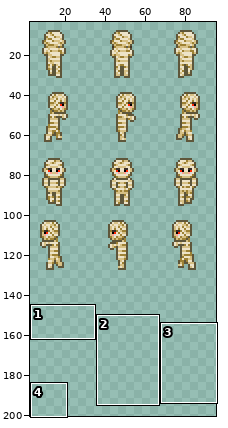
Sprite sheet -- assets/sprites/momiaSpritesheet.png. The picture above shows the old version from afar; the outline marks the close-up.
Close-up. Before the commit:
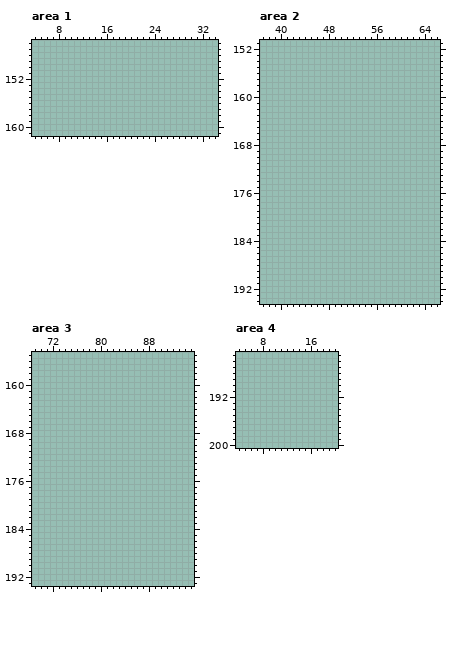
The file is 72x128 pixels. Shown: area 1: x 4..34, y 146..161; area 2: x 37..66, y 151..194; area 3: x 69..95, y 155..193; area 4: x 4..20, y 185..200. The old version is drawn lined up with the new one. The wide view leaves out empty margins.
New version:
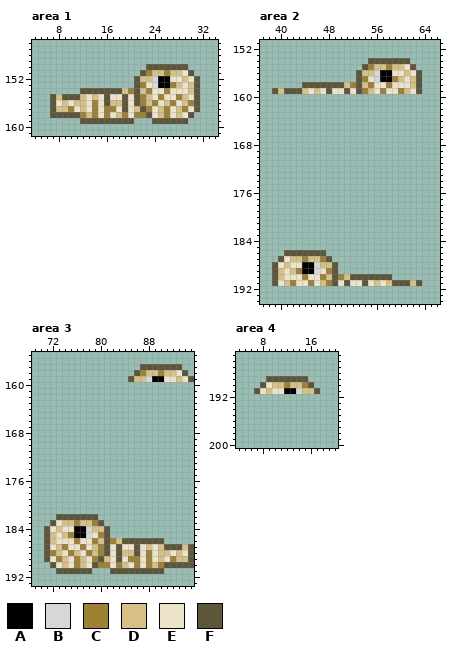
Palette (. is transparent): A #000000  B #d7d7d7  C #9d8134  D #d6c085  E #ede3c8  F #5e563a
Message: animacion muerte momia
Changes in this commit:
canvas 72x128 -> 96x224; drawings rearranged on the sheet (the old picture shows each at its new place)
--- area 1
@@ x 4..34 @@
 149 ...............................
-150 ...............................
-151 ...............................
-152 ...............................
-153 ...............................
-154 ...............................
-155 ...............................
-156 ...............................
-157 ...............................
-158 ...............................
-159 ...............................
+150 ...................FFFFFFF.....
+151 ..................FCDDCDDEF....
+152 .................FDDBAAEEDEF...
+153 .................FCEBAACDEDF...
+154 ........FFFFFFFDCFDCEECEEEDF...
+155 ...FDFFFDEDEFEEFEFCDECEECDEF...
+156 ...FEDEDDECEFDDFEFCDCEDCEDCF...
+157 ...FDDCEDECECCEFEDFCEDCEDCEF...
+158 ...FFFFFCDCECEDCECCFEDCEDEF....
+159 ........FFFFFFFFF...FFFFFF.....
 160 ...............................
--- area 2
@@ x 37..66 @@
 153 ..............................
-154 ..............................
-155 ..............................
-156 ..............................
-157 ..............................
-158 ..............................
-159 ..............................
+154 ..................FFFFFFF.....
+155 .................FCDDCDDEF....
+156 ................FDDBAAEEDEF...
+157 ................FCEBAACDEDF...
+158 .......FFFFFFFDCFDCEECEEEDF...
+159 ..FDFFFDEDEFEEFEFCDECEECDEF...
 160 ..............................
@@ x 37..66 @@
 185 ..............................
-186 ..............................
-187 ..............................
-188 ..............................
-189 ..............................
-190 ..............................
-191 ..............................
+186 ....FFFFFFF...................
+187 ...FEDDCDDCF..................
+188 ..FEDEEAABDDF.................
+189 ..FDEDCAABECF.................
+190 ..FDEEECEECDFCDFFFFFFF........
+191 ..FEDCEECEDCFEFEEFEDEDFFFDF...
 192 ..............................
--- area 3
@@ x 83..95 @@
 156 .............
-157 .............
-158 .............
-159 .............
+157 ....FFFFFFF..
+158 ...FCDDCDDEF.
+159 ..FDDBAAEEDEF
 160 .............
@@ x 69..95 @@
 181 ...........................
-182 ...........................
-183 ...........................
-184 ...........................
-185 ...........................
-186 ...........................
-187 ...........................
-188 ...........................
-189 ...........................
-190 ...........................
-191 ...........................
+182 ....FFFFFFF................
+183 ...FEDDCDDCF...............
+184 ..FEDEEAABDDF..............
+185 ..FDEDCAABECF..............
+186 ..FDEEECEECDFCDFFFFFFF.....
+187 ..FEDCEECEDCFEFEEFEDEDFFFDF
+188 ..FCDECDECDCFEFDDFECEDDEDEF
+189 ..FECDECDECFDEFECCECEDECDDF
+190 ...FEDECDEFCCECDECECDCFFFFF
+191 ....FFFFFF...FFFFFFFFF.....
 192 ...........................
--- area 4
@@ x 4..20 @@
 188 .................
-189 .................
-190 .................
-191 .................
+189 .....FFFFFFF.....
+190 ....FEDDCDDCF....
+191 ...FEDEEAABDDF...
 192 .................
